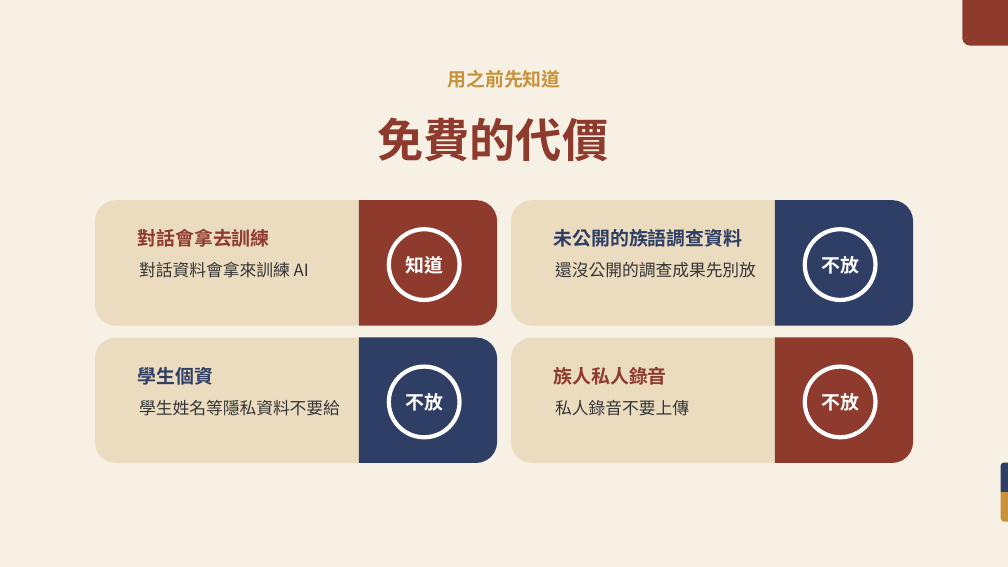
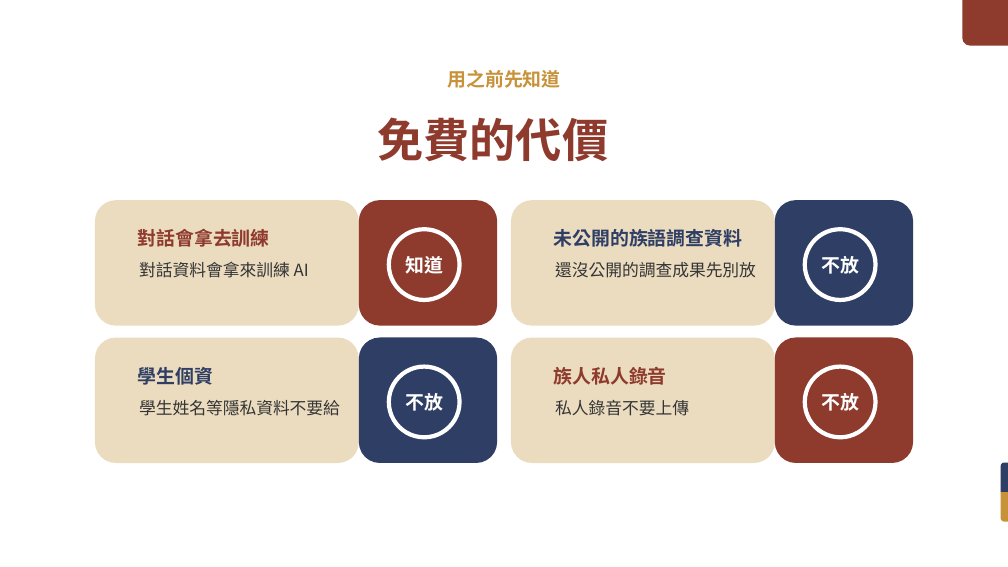
Before and after one commit to Calumai/calumai.com, a slide deck: slide 6 of class/ai-agent/materials/opencode/lesson-02-slides.pptx. Drawn at 1008x567 pixels with LibreOffice and Linux fonts; fonts in the diff are those of the drawing. Boxes give left, top, right and bottom in pixels: in the first picture for what was removed or moved away, otherwise in the second. Text is boxed around its words. In the diff, an @@ line names an element or a change of style, - is before the commit and + after.

```diff
--- a/class/ai-agent/materials/opencode/lesson-02-slides.pptx
+++ b/class/ai-agent/materials/opencode/lesson-02-slides.pptx
@@ background #F7F1E5 to #FFFFFF @@
@@ round same rect to rounded rectangle in 8 elements at <box>95,200,359,326</box>, <box>359,200,497,326</box>, <box>95,338,359,463</box>, <box>359,338,497,463</box>, <box>511,200,775,326</box>, <box>775,200,913,326</box>, <box>511,338,775,463</box>, <box>775,338,913,463</box> @@
```
Also in this commit, not shown: 17 other slides changed, 4 other files.
